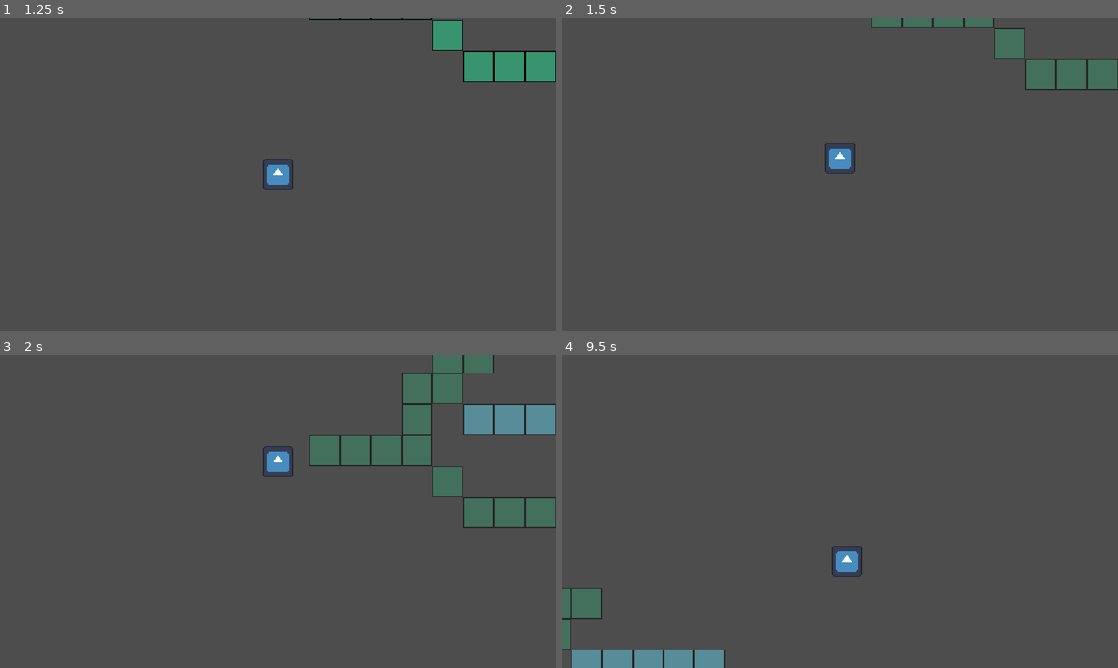
Above: before the commit, frames 1-4 (two rows, left to right).
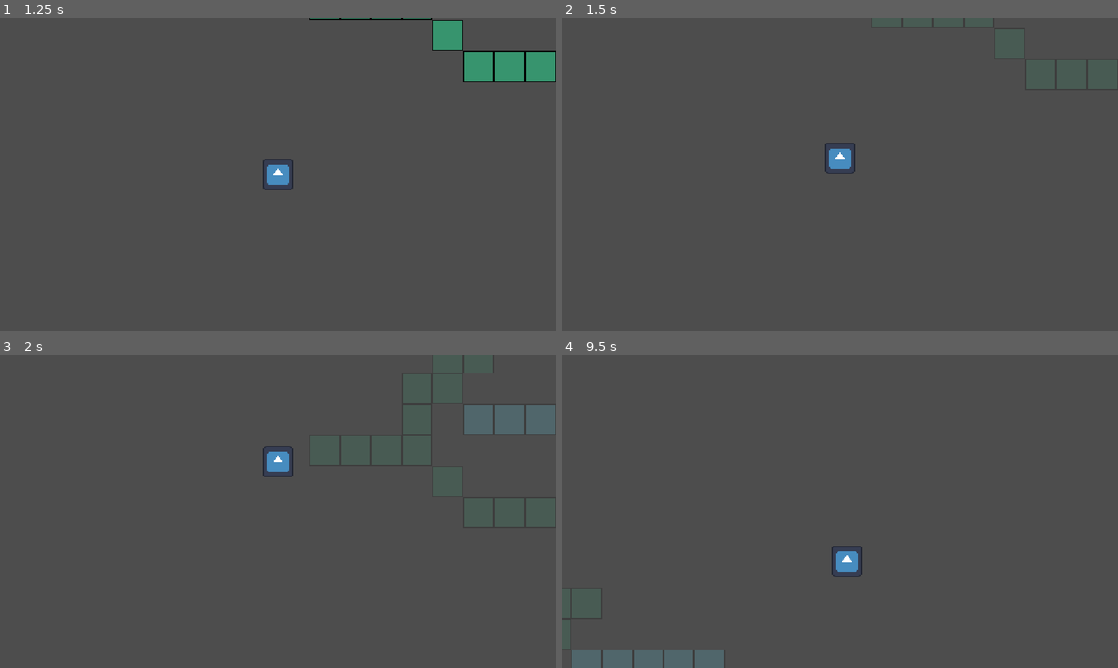
Above: after the commit, the same moments.

Repository: Deeeeelan/serious-game
Game: Godot game, scene res://scenes/title_screen.tscn
Two runs of this game, one before a commit and one after it. Both use one fixed random seed, a clock stepped at 60 frames per second and the inputs below. The engine's default icon, where the game draws it, is replaced by a stand-in: a white triangle on a blue panel in a dark square.
Inputs (mouse positions are in pixels of both pictures, inside the frame that each line leads up to):
- Up to frame 1 (1.25 s): click "Start" at 0.5 s
- Up to frame 2 (1.5 s): tap Enter at 1.25 s; move the mouse to (812, 237) at 1.27 s; hold W (up) from 1.28 s (still down); hold Ctrl (switch_layer) from 1.28 s (still down); click (812, 237) at 1.42 s
- Up to frame 3 (2 s): keep holding W (up); keep holding Ctrl (switch_layer)
- Up to frame 4 (9.5 s): move the mouse to (1006, 558) at 2.02 s; release Ctrl (switch_layer) at 2.03 s; tap Q (drop) at 2.1, 6.6 s; tap Ctrl (switch_layer) at 2.3, 3.05, 3.6, 5.3, 6.8, 7.55, 8.1 s; move the mouse to (673, 464) at 2.77 s; release W (up) at 2.78 s; hold Space (interact) 2.78-3.53 s; hold A (left) 2.78-4.28 s; move the mouse to (867, 511) at 3.52 s; click (867, 511) at 3.67 s; move the mouse to (756, 433) at 4.27 s; hold S (down) 4.28-5.03 s; hold Ctrl (switch_layer) 4.28-5.03 s; tap Alt at 4.35, 8.85 s; move the mouse to (962, 495) at 5.02 s; hold D (right) 5.03-5.78 s; tap Shift at 5.1 s; move the mouse to (728, 527) at 5.77 s; hold W (up) 5.78-6.53 s; hold Ctrl (switch_layer) 5.78-6.53 s; click (728, 527) at 5.92 s; move the mouse to (895, 442) at 6.52 s; hold D (right) 6.53-8.78 s; move the mouse to (812, 574) at 7.27 s; hold Space (interact) 7.28-8.03 s; move the mouse to (1006, 558) at 8.02 s; click (1006, 558) at 8.17 s; tap Space (interact) at 8.75 s; move the mouse to (673, 464) at 8.77 s; hold S (down) from 8.78 s (still down); hold Ctrl (switch_layer) from 8.78 s (still down)

Frame 1 is identical in both runs. In frame 3, 1.5% of the frame differs, in the area x 83-100%, y 16-26%; in frame 4, 1.5%, in the area x 1-30%, y 94-100%.

Commit message:
Add layer switch animations

Diff:
--- a/scripts/player_movement.gd
+++ b/scripts/player_movement.gd
@@ -77,12 +77,16 @@
 	elif event.is_action_pressed("switch_layer") and not carrying:
 		if current_tm == ground_tm:
 			current_tm = underground_tm
-			ground_tm.modulate = Color(1.0, 1.0, 1.0, 0.5)
-			underground_tm.modulate = Color(1.0, 1.0, 1.0, 1.0)
+			var tween = get_tree().create_tween().set_trans(Tween.TRANS_CUBIC).set_ease(Tween.EASE_OUT).set_parallel(true)
+			tween.tween_property(ground_tm, "modulate", Color(1.0, 1.0, 1.0, 0.2), 0.2)
+			tween.tween_property(underground_tm, "modulate", Color(1.0, 1.0, 1.0, 1.0), 0.2)
+			tween.play()
 		else:
 			current_tm = ground_tm
-			ground_tm.modulate = Color(1.0, 1.0, 1.0, 1.0)
-			underground_tm.modulate = Color(1.0, 1.0, 1.0, 0.5)
+			var tween = get_tree().create_tween().set_trans(Tween.TRANS_CUBIC).set_ease(Tween.EASE_OUT).set_parallel(true)
+			tween.tween_property(ground_tm, "modulate", Color(1.0, 1.0, 1.0, 1.0), 0.2)
+			tween.tween_property(underground_tm, "modulate", Color(1.0, 1.0, 1.0, 0.2), 0.2)
+			tween.play()
 
 func _process(delta: float) -> void:
 	$Aim.position = get_local_constr_mouse_pos()
